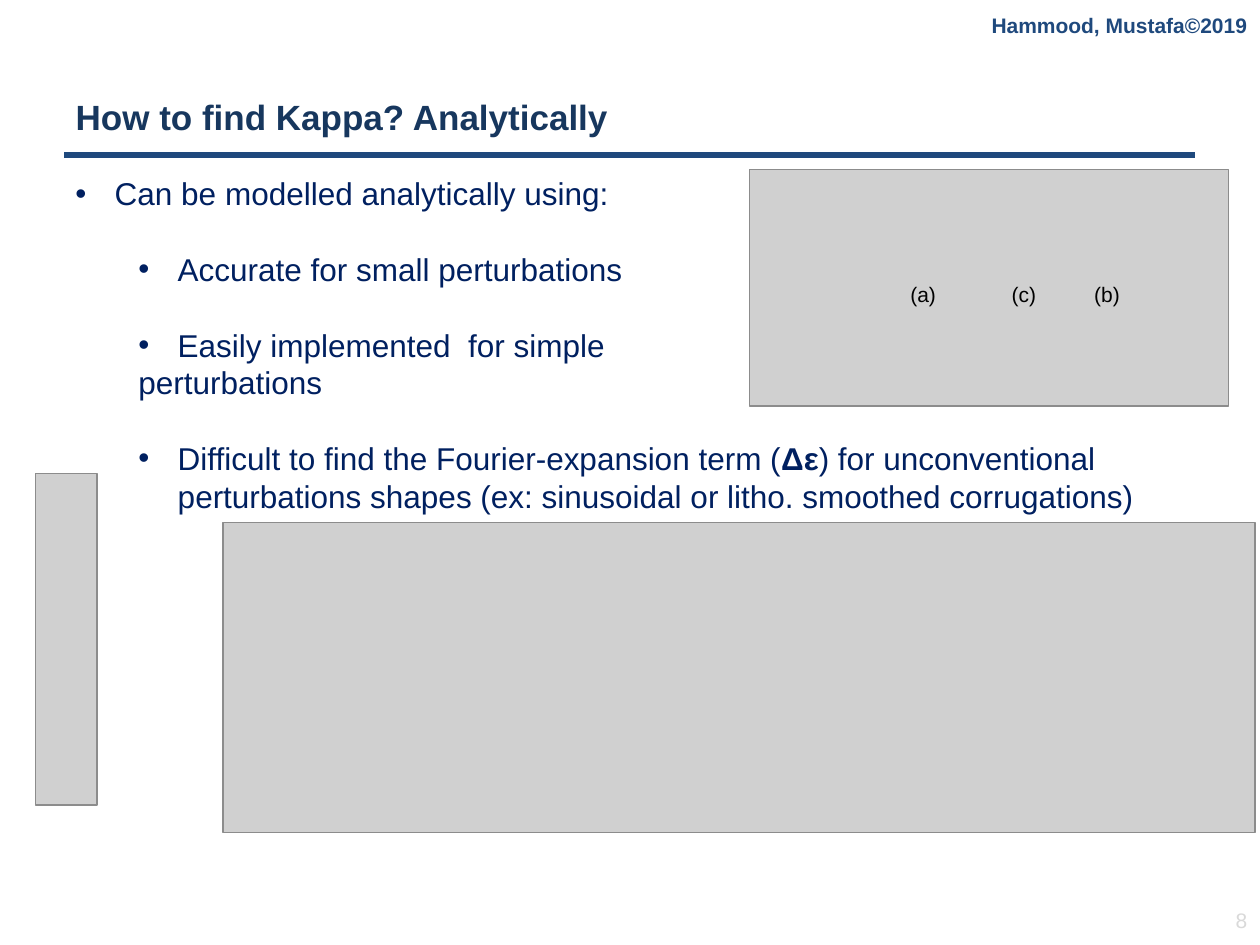
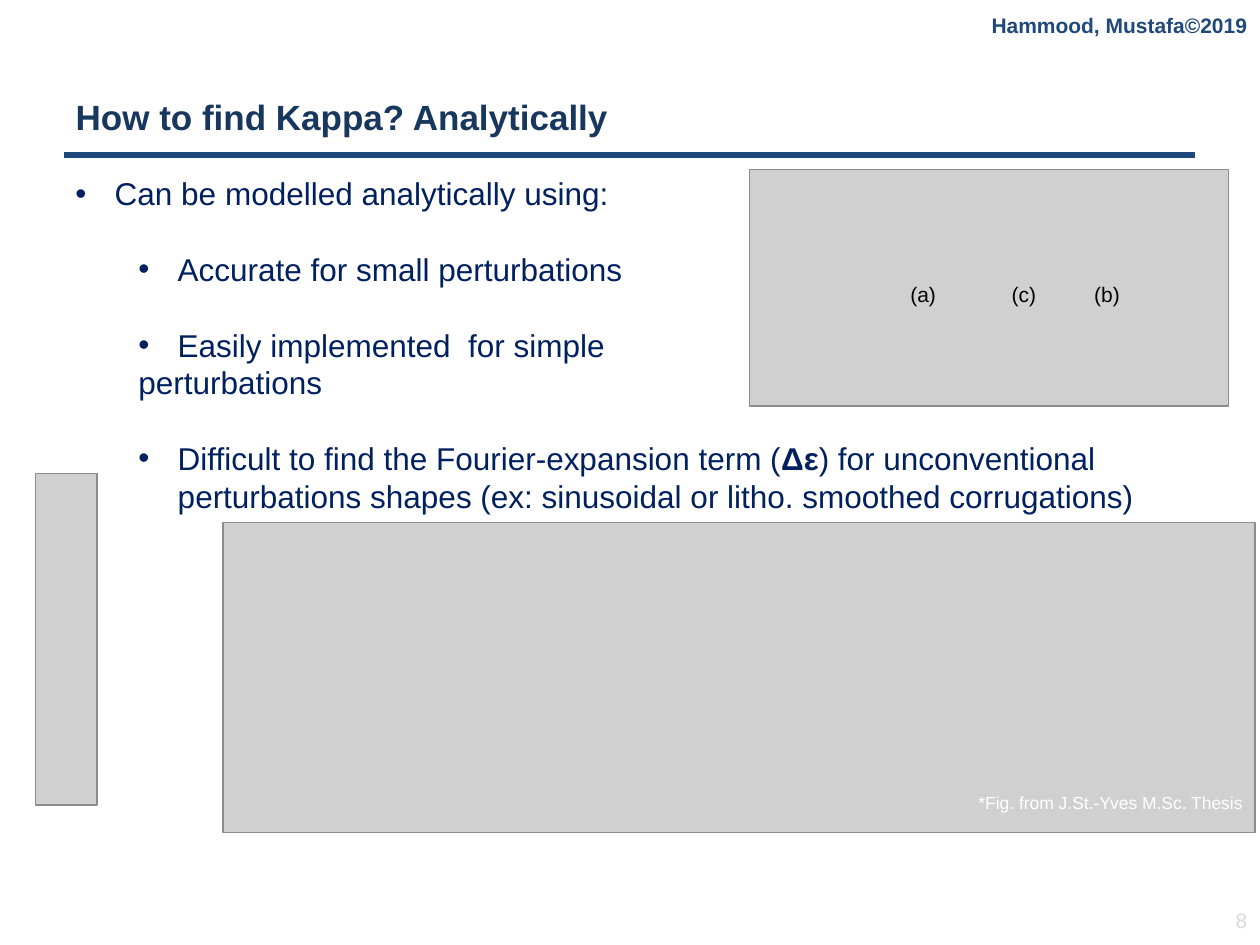
Before and after one commit to mustafacc/SiEPIC_Photonics_Package, a slide deck: slide 8 of SiEPIC_Photonics_Package/solvers_simulators/contraDC/Documentation/contraDC_Simulator.pptx. Drawn at 1260x945 pixels with LibreOffice and Linux fonts; fonts in the diff are those of the drawing; grey boxes stand for pictures; background and template pictures are left out. Boxes give left, top, right and bottom in pixels: in the first picture for what was removed or moved away, otherwise in the second. Text is boxed around its words. In the diff, an @@ line names an element or a change of style, - is before the commit and + after.

```diff
--- a/SiEPIC_Photonics_Package/solvers_simulators/contraDC/Documentation/contraDC_Simulator.pptx
+++ b/SiEPIC_Photonics_Package/solvers_simulators/contraDC/Documentation/contraDC_Simulator.pptx
@@ text added at (978, 797, 1242, 812), 10 pt, text #FFFFFF @@
+*Fig. from J.St.-Yves M.Sc. Thesis
```
Also in this commit, not shown: 1 other slide changed, 1 slide added, 4 other files.
